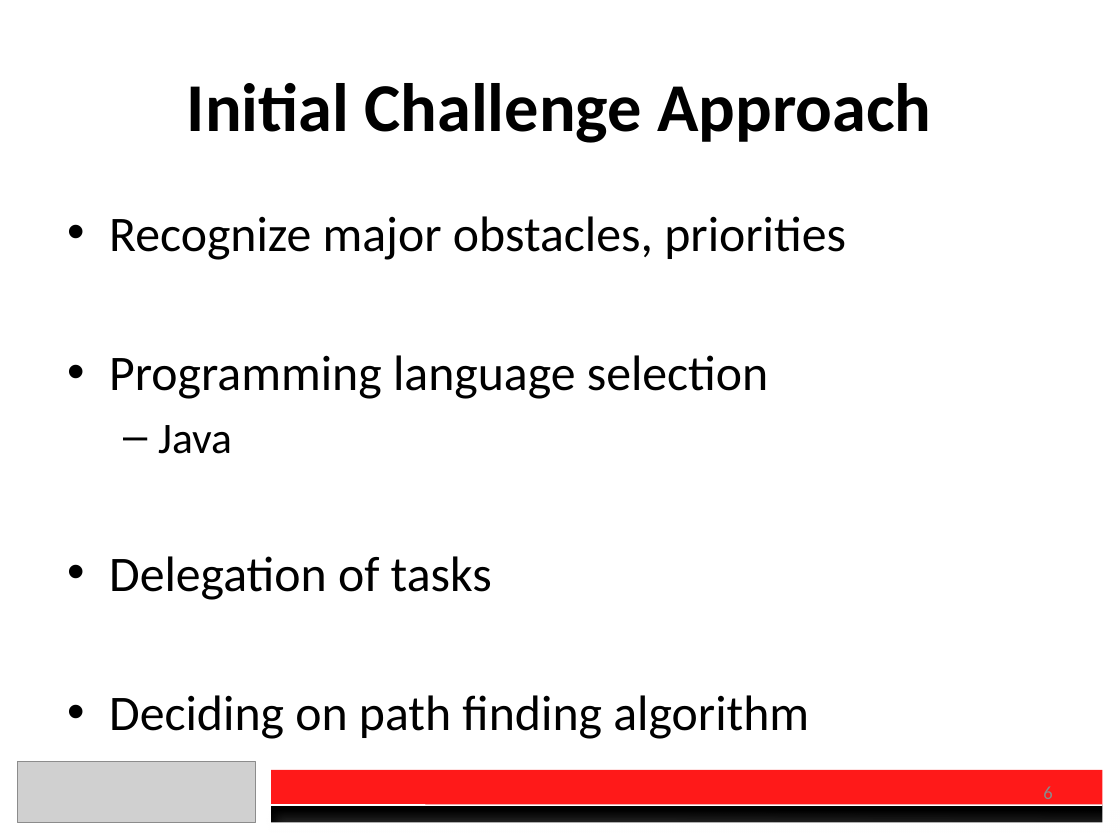
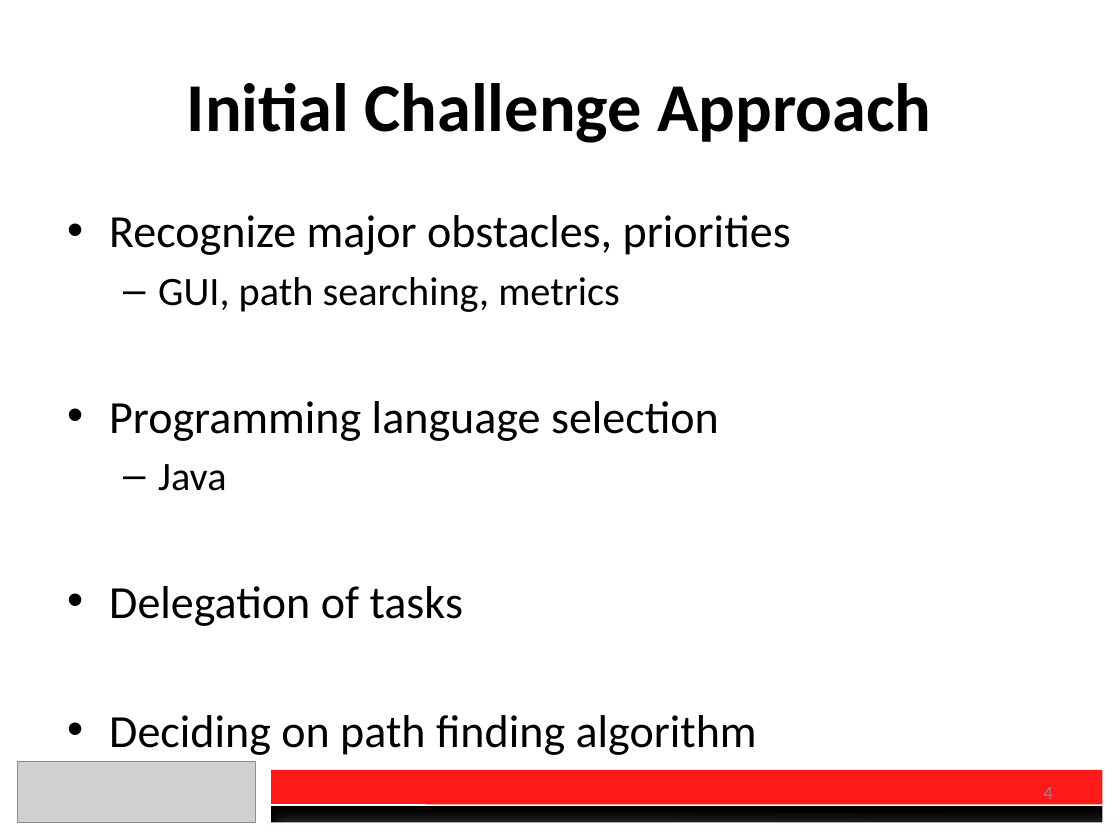
Before and after one commit to DanielSauve/OEC2017, a slide deck: slide 4 of Presentation.pptx (slide 6 before the commit). Drawn at 1120x840 pixels with LibreOffice and Linux fonts; fonts in the diff are those of the drawing; grey boxes stand for pictures. Boxes give left, top, right and bottom in pixels: in the first picture for what was removed or moved away, otherwise in the second. Text is boxed around its words. In the diff, an @@ line names an element or a change of style, - is before the commit and + after.

```diff
--- a/Presentation.pptx
+++ b/Presentation.pptx
@@ text at bbox=[109, 215, 791, 755]: size 32 to 29.6 pt in "Recognize major obstacles, priorities", "Programming language selection", "Delegation of tasks", "Deciding on path finding algorithm"; size 28 to 25.9 pt in "Java" @@
@@ text at bbox=[158, 277, 620, 312]: paragraph added @@
+  – GUI, path searching, metrics
@@ page number at bbox=[1043, 787, 1052, 805]: text changed @@
-6
+4
```
Also in this commit, not shown: 3 other slides changed, 3 slides added, 3 slides removed, 1 other file.
